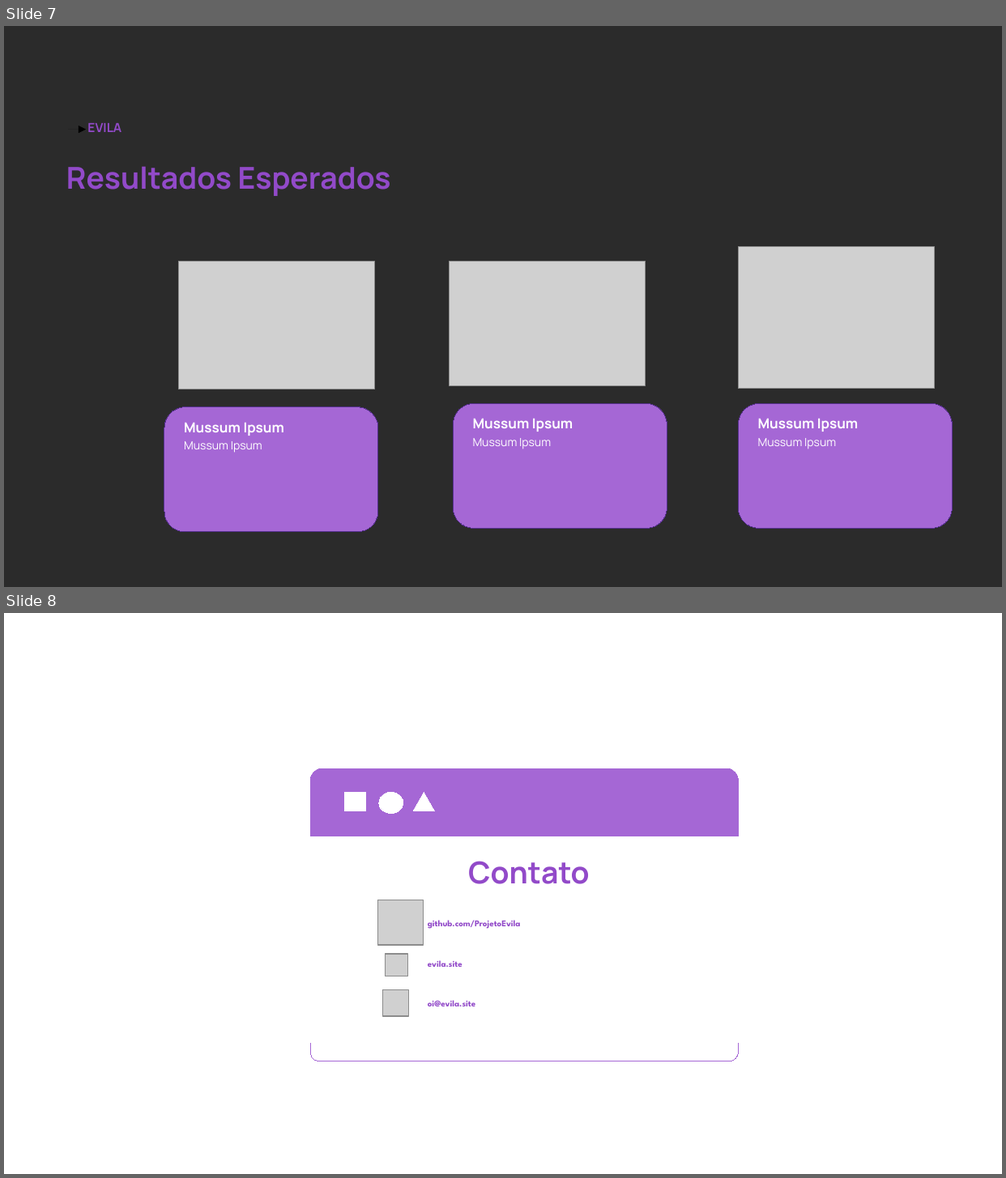
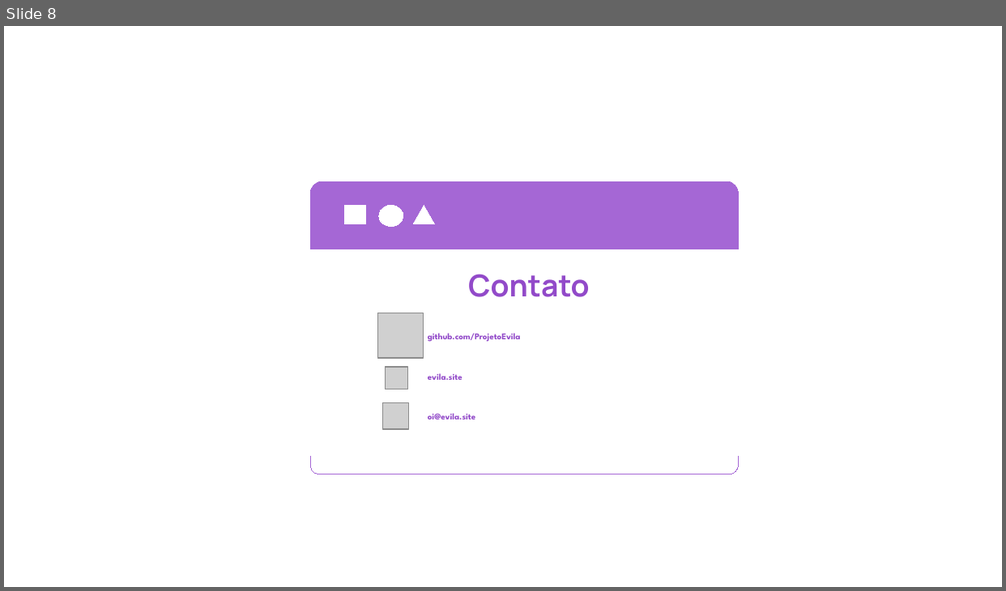
Before and after one commit to ProjetoEvila/EVLproduzido, a slide deck: projeto/documentos/apresentacao.odp. Shown one above the other, each under a label of ours: slides 7 and 8 before the commit, slide 8 after it. The pictures are 1006x1178 and 1006x591 pixels, drawn with LibreOffice and Linux fonts; fonts in the diff are those of the drawing; grey boxes stand for pictures; background and template pictures are left out; a plain dark background stands for a picture behind light text. Boxes give left, top, right and bottom in pixels: in the first picture for what was removed or moved away, otherwise in the second. Text is boxed around its words. In the diff, an @@ line names an element or a change of style, - is before the commit and + after.

```diff
--- a/projeto/documentos/apresentacao.odp
+++ b/projeto/documentos/apresentacao.odp
@@ slide 7 removed at (4,26,1002,587), background picture (left out) @@
@@ arrow removed from (68, 129) to (87, 129) @@
@@ text removed at (87,123,121,132) @@
-EVILA
@@ text removed at (66,166,391,196) @@
-Resultados Esperados
@@ picture removed at (179,262,375,390) @@
@@ picture removed at (450,262,646,386) @@
@@ picture removed at (739,247,935,389) @@
@@ rounded rectangle removed at (164,408,378,532) @@
@@ rounded rectangle removed at (454,403,667,528) @@
@@ rounded rectangle removed at (739,403,953,528) @@
@@ text removed at (184,422,284,436) @@
-Mussum Ipsum
@@ text removed at (473,418,573,432) @@
-Mussum Ipsum
@@ text removed at (473,438,551,450) @@
-Mussum Ipsum
@@ text removed at (758,418,858,432) @@
-Mussum Ipsum
@@ text removed at (758,438,836,450) @@
-Mussum Ipsum
@@ text removed at (184,442,262,453) @@
-Mussum Ipsum
```
Also in this commit, not shown: 1 slide changed, 2 slides added, 1 other slide removed, 2 other files.
